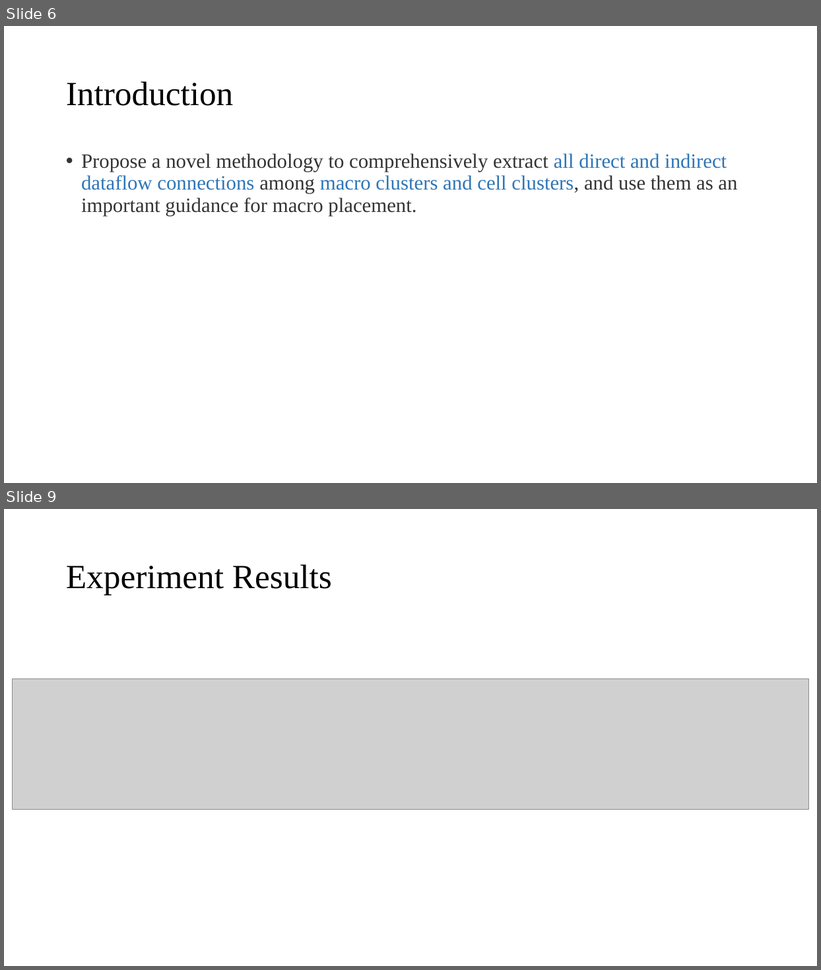
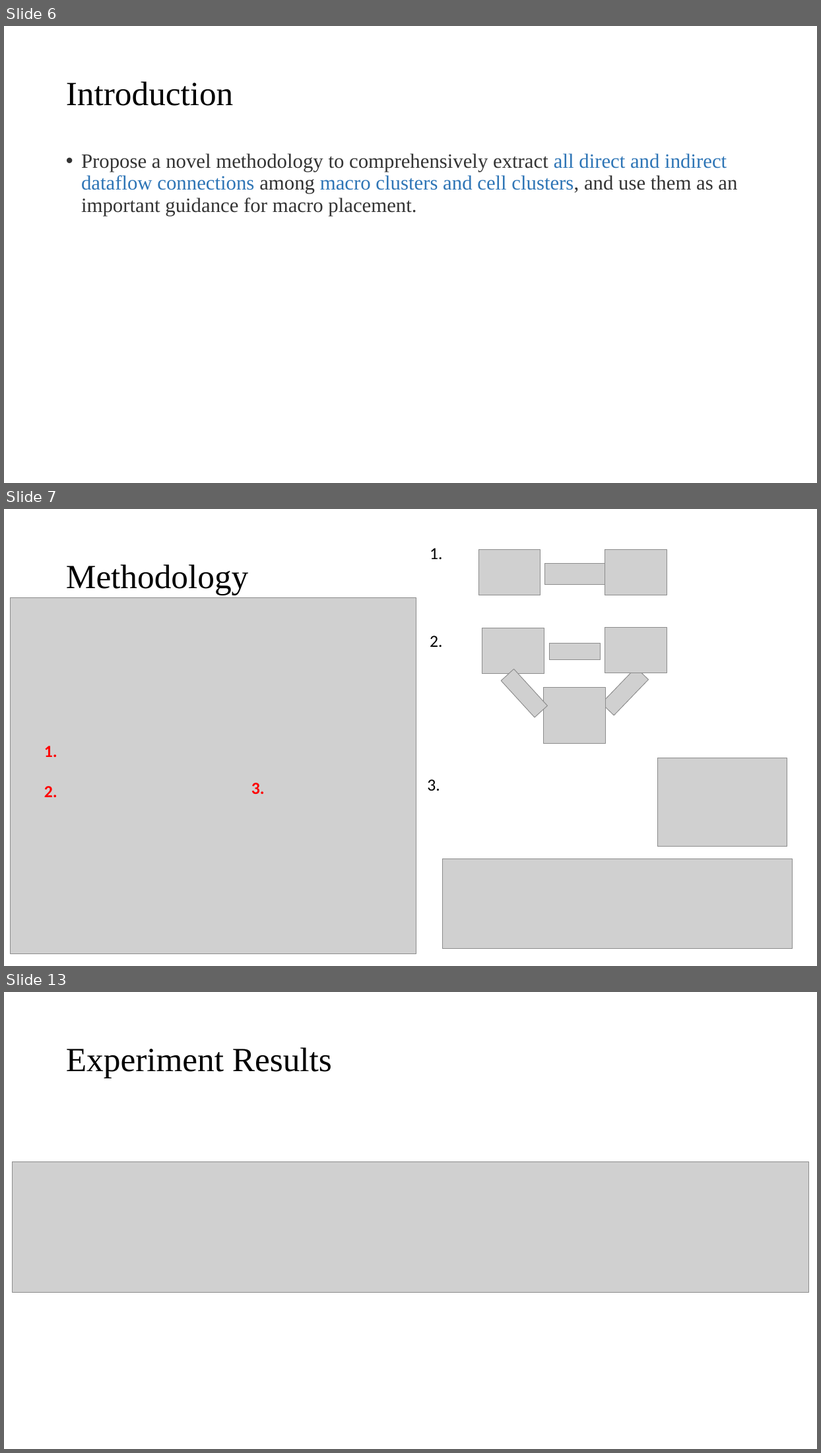
Before and after one commit to demon02130101/Lab, a slide deck: PPT/Standard Cell Do Matter.pptx. Shown one above the other, each under a label of ours: slides 6 and 9 before the commit, slides 6, 7 and 13 after it; the slides between them are not shown. The pictures are 821x970 and 821x1453 pixels, drawn with LibreOffice and Linux fonts; fonts in the diff are those of the drawing; grey boxes stand for pictures. Boxes give left, top, right and bottom in pixels: in the first picture for what was removed or moved away, otherwise in the second. Text is boxed around its words. In the diff, an @@ line names an element or a change of style, - is before the commit and + after.

```diff
--- a/PPT/Standard Cell Do Matter.pptx
+++ b/PPT/Standard Cell Do Matter.pptx
@@ slide 7 added at box(4, 509, 817, 966), background #FFFFFF @@
@@ text added at box(430, 548, 442, 559), 20 pt, text #000000 @@
+1.
@@ title added at box(66, 564, 248, 595), 40 pt, text #000000 @@
+Methodology
@@ picture added at box(479, 549, 540, 595) @@
@@ picture added at box(545, 563, 605, 585) @@
@@ picture added at box(605, 549, 667, 595) @@
@@ picture added at box(10, 598, 416, 955) @@
@@ picture added at box(605, 627, 667, 673) @@
@@ text added at box(430, 636, 442, 647), 20 pt, text #000000 @@
+2.
@@ picture added at box(482, 628, 544, 674) @@
@@ picture added at box(549, 643, 601, 659) @@
@@ picture added at box(501, 669, 548, 718) @@
@@ picture added at box(602, 667, 649, 716) @@
@@ picture added at box(544, 688, 605, 743) @@
@@ text added at box(44, 746, 57, 757), 20 pt, text #FF0000, bold @@
+1.
@@ picture added at box(658, 758, 788, 846) @@
@@ text added at box(252, 783, 265, 794), 20 pt, text #FF0000, bold @@
+3.
@@ text added at box(427, 780, 440, 791), 20 pt, text #000000 @@
+3.
@@ text added at box(44, 786, 57, 797), 20 pt, text #FF0000, bold @@
+2.
@@ picture added at box(443, 859, 792, 949) @@
@@ what was slide 9 is now slide 13 @@
```
Also in this commit, not shown: 1 slide changed, 5 other slides added, 2 slides removed, 2 other files.
